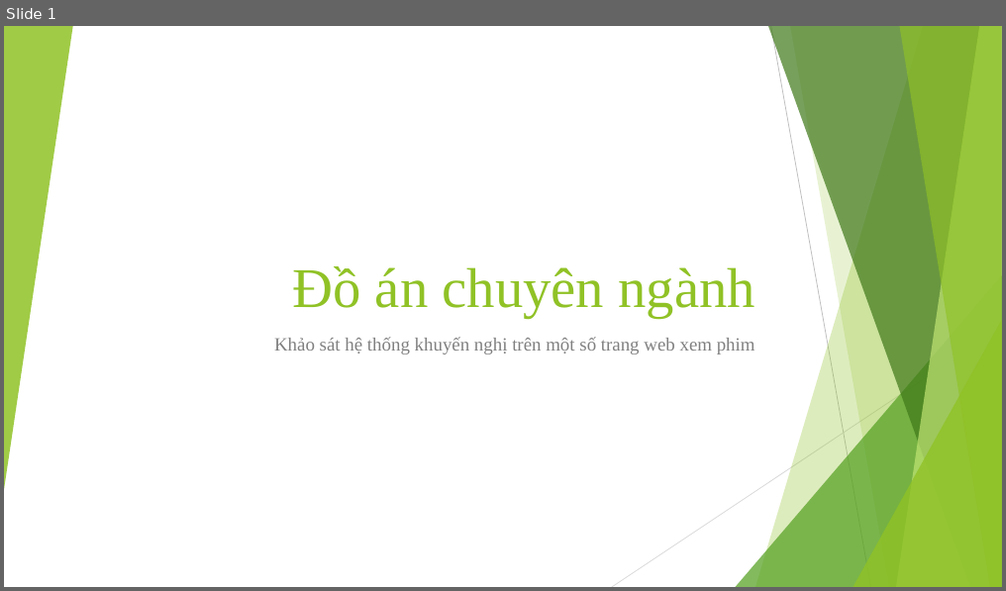
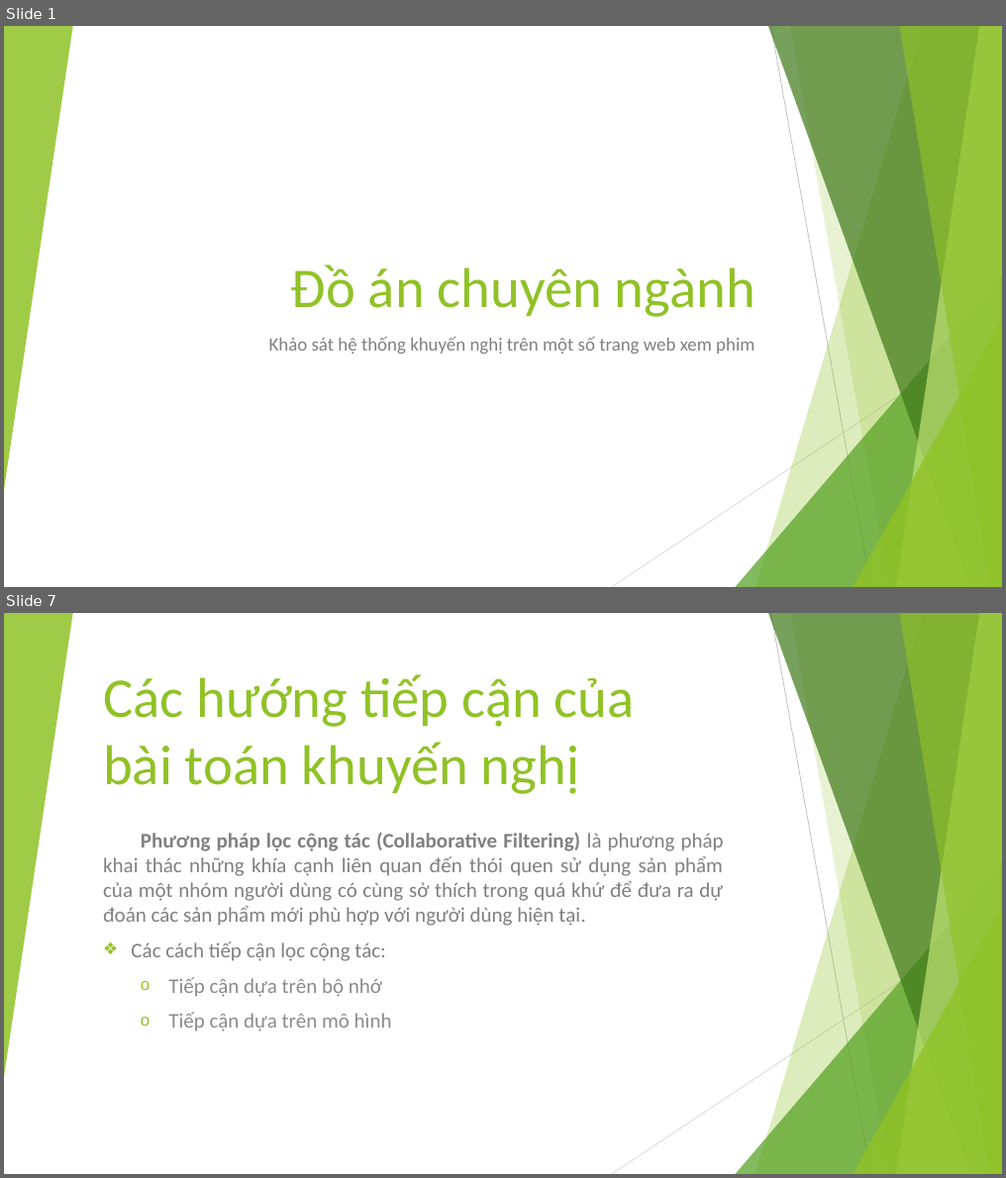
Before and after one commit to EdgarIgnite16/Specialized-Projects, a slide deck: DACN_ThuyetTrinh.pptx. Shown one above the other, each under a label of ours: slide 1 before the commit, slides 1 and 7 after it; the slides between them are not shown. The pictures are 1006x591 and 1006x1178 pixels, drawn with LibreOffice and Linux fonts; fonts in the diff are those of the drawing. Boxes give left, top, right and bottom in pixels: in the first picture for what was removed or moved away, otherwise in the second. Text is boxed around its words. In the diff, an @@ line names an element or a change of style, - is before the commit and + after.

```diff
--- a/DACN_ThuyetTrinh.pptx
+++ b/DACN_ThuyetTrinh.pptx
@@ slide 7 added at (4,613,1002,1174), background #FFFFFF; not listed: 10 template elements that a slide beside it also shows @@
@@ title added at (103,674,635,794), 54 pt, text #90C226 @@
+Các hướng tiếp cận của
+bài toán khuyến nghị
@@ subtitle added at (103,833,724,1032), 20 pt, text #808080 @@
+Phương pháp lọc cộng tác (Collaborative Filtering) là phương pháp khai thác những khía cạnh liên quan đến thói quen sử dụng sản phẩm của một nhóm người dùng có cùng sở thích trong quá khứ để đưa ra dự đoán các sản phẩm mới phù hợp với người dùng hiện tại.
+❖ Các cách tiếp cận lọc cộng tác:
+  o Tiếp cận dựa trên bộ nhớ
+  o Tiếp cận dựa trên mô hình
@@ slide 1 changed as well @@
@@ title "Đồ án chuyên ngành" at (291,265,755,317): font Times New Roman to Calibri @@
@@ subtitle "Khảo sát hệ thống khuyến ..." at (269,337,754,354): font Times New Roman to Calibri @@
```
Also in this commit, not shown: 6 other slides added, 1 slide removed, 2 other files.
